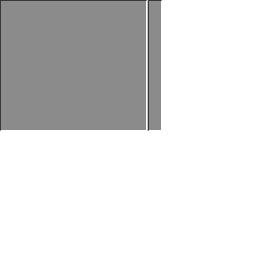
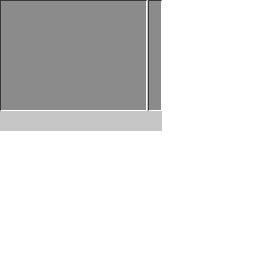
Layered file, before and after one edit (256×256). Changes by layer:
painted on "Pasted Layer" over [0,110,162,131]
